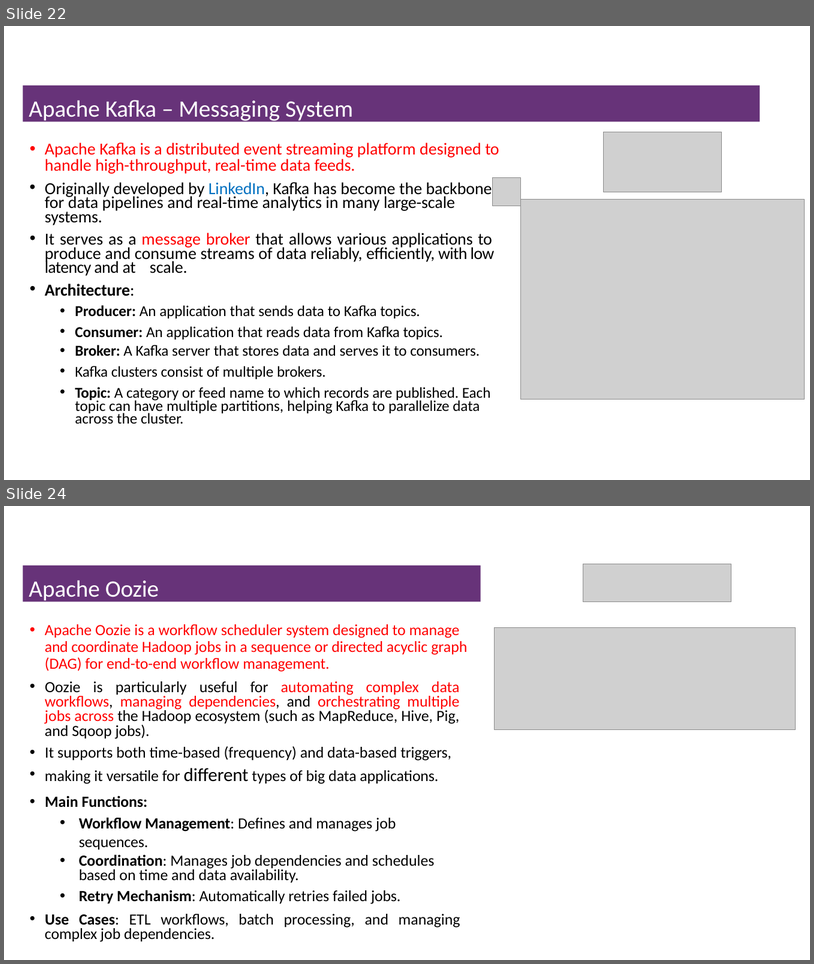
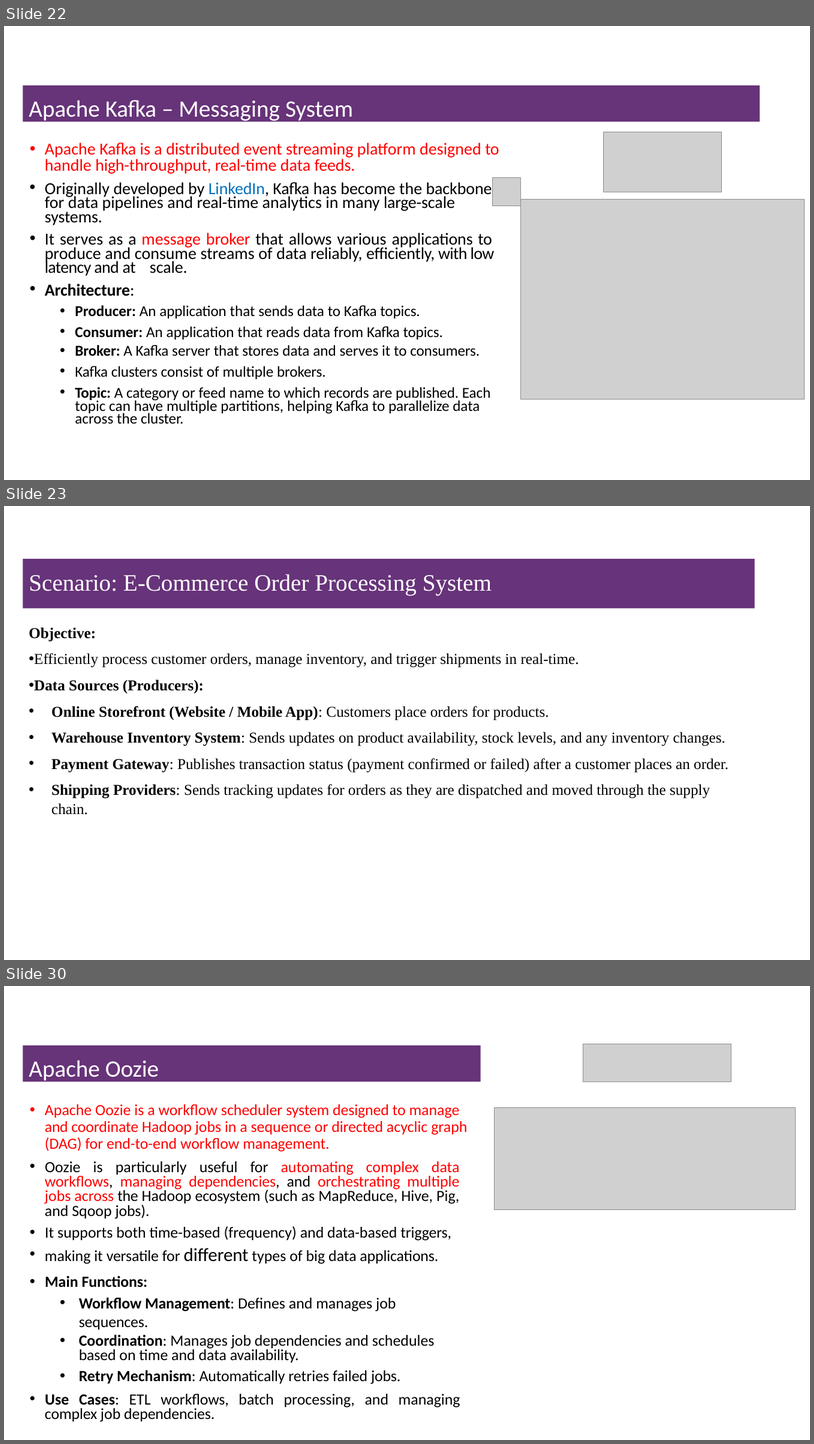
Before and after one commit to msfasha/307401-Big-Data, a slide deck: Lecture Notes/Section 2 - Introduction to Hadoop Eco System/2-Introduction to Hadoop Eco System.pptx. Shown one above the other, each under a label of ours: slides 22 and 24 before the commit, slides 22, 23 and 30 after it; the slides between them are not shown. The pictures are 814x964 and 814x1444 pixels, drawn with LibreOffice and Linux fonts; fonts in the diff are those of the drawing; grey boxes stand for pictures; background and template pictures are left out. Boxes give left, top, right and bottom in pixels: in the first picture for what was removed or moved away, otherwise in the second. Text is boxed around its words. In the diff, an @@ line names an element or a change of style, - is before the commit and + after.

```diff
--- a/Lecture Notes/Section 2 - Introduction to Hadoop Eco System/2-Introduction to Hadoop Eco System.pptx
+++ b/Lecture Notes/Section 2 - Introduction to Hadoop Eco System/2-Introduction to Hadoop Eco System.pptx
@@ slide 23 added at box(4, 506, 810, 960), background #FFFFFF @@
@@ title added at box(23, 559, 755, 608), fill #67337A, 28 pt, text #FFFFFF @@
+Scenario: E-Commerce Order Processing System
@@ text added at box(29, 627, 729, 814), 18 pt, text #000000 @@
+Objective:
+• Efficiently process customer orders, manage inventory, and trigger shipments in real-time.
+• Data Sources (Producers):
+• Online Storefront (Website / Mobile App): Customers place orders for products.
+• Warehouse Inventory System: Sends updates on product availability, stock levels, and any inventory changes.
+• Payment Gateway: Publishes transaction status (payment confirmed or failed) after a customer places an order.
+• Shipping Providers: Sends tracking updates for orders as they are dispatched and moved through the supply chain.
@@ what was slide 24 is now slide 30 @@
```
Also in this commit, not shown: 3 slides changed, 6 other slides added, 1 slide removed, 1 other file.
